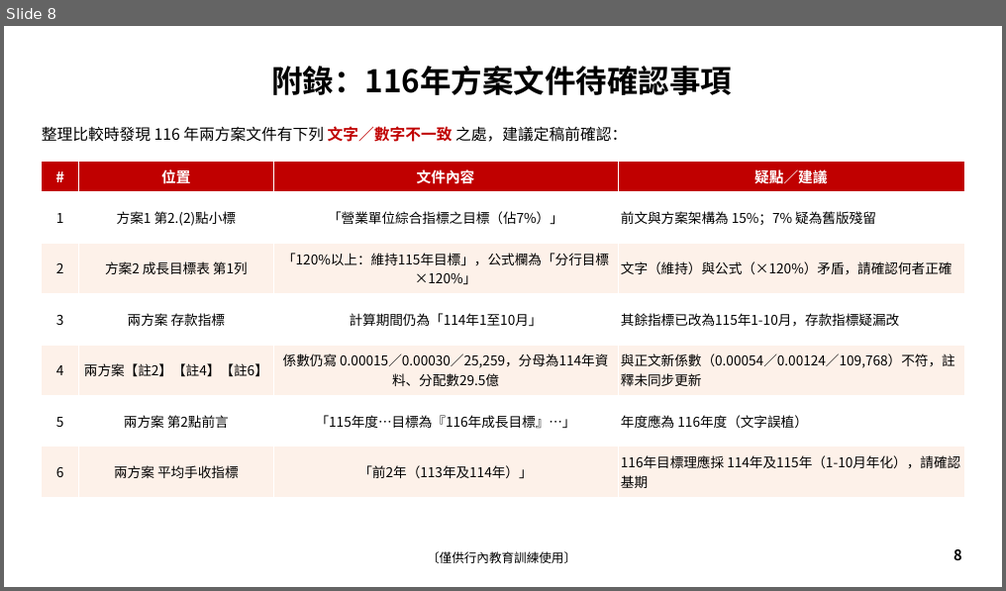
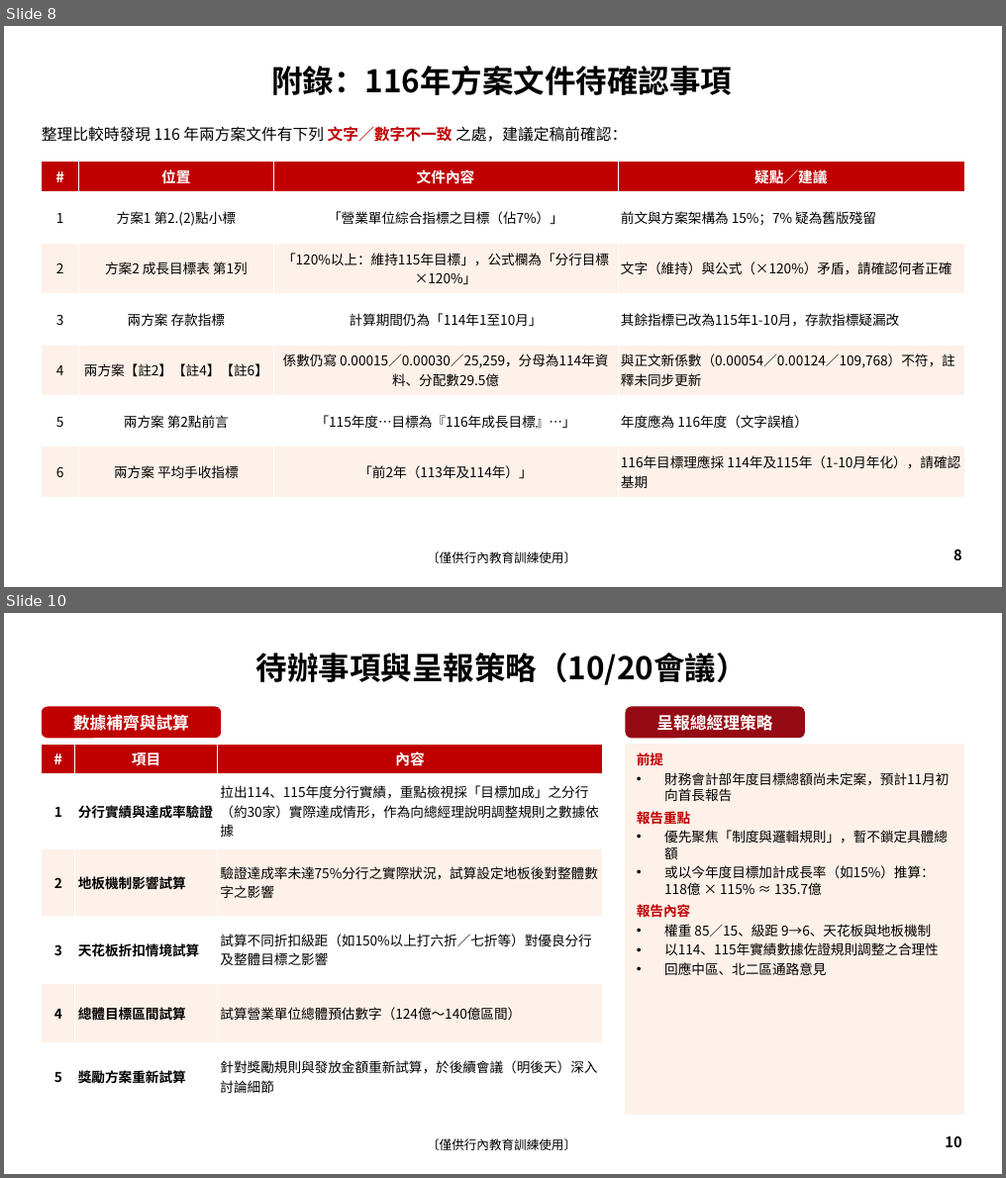
Before and after one commit to LuoGuoFong/TEST, a slide deck: output/財管手收目標訂定原則比較_115vs116方案.pptx. Shown one above the other, each under a label of ours: slide 8 before the commit, slides 8 and 10 after it; the slides between them are not shown. The pictures are 1006x591 and 1006x1178 pixels, drawn with LibreOffice and Linux fonts; fonts in the diff are those of the drawing; background and template pictures are left out. Boxes give left, top, right and bottom in pixels: in the first picture for what was removed or moved away, otherwise in the second. Text is boxed around its words. In the diff, an @@ line names an element or a change of style, - is before the commit and + after.

```diff
--- a/output/財管手收目標訂定原則比較_115vs116方案.pptx
+++ b/output/財管手收目標訂定原則比較_115vs116方案.pptx
@@ slide 10 added at <box>4,613,1002,1174</box>, background #FFFFFF; not listed: 1 template element that a slide beside it also shows @@
@@ title added at <box>256,653,747,685</box>, 30 pt, text #000000, bold @@
+待辦事項與呈報策略（10/20會議）
@@ rounded rectangle added at <box>42,707,221,738</box>, fill #C00000, 16 pt, text #FFFFFF, bold @@
+數據補齊與試算
@@ rounded rectangle added at <box>626,707,805,738</box>, fill #960A14, 16 pt, text #FFFFFF, bold @@
+呈報總經理策略
@@ table added at <box>42,744,603,1097</box>, 6 rows, 3 columns @@
+# | 項目 | 內容
+1 | 分行實績與達成率驗證 | 拉出114、115年度分行實績，重點檢視採「目標加成」之分行（約30家）實際達成情形，作為向總經理說明調整規則之數據依據
+2 | 地板機制影響試算 | 驗證達成率未達75%分行之實際狀況，試算設定地板後對整體數字之影響
+3 | 天花板折扣情境試算 | 試算不同折扣級距（如150%以上打六折／七折等）對優良分行及整體目標之影響
+4 | 總體目標區間試算 | 試算營業單位總體預估數字（124億～140億區間）
+5 | 獎勵方案重新試算 | 針對獎勵規則與發放金額重新試算，於後續會議（明後天）深入討論細節
@@ rectangle added at <box>626,744,964,1115</box>, fill #FDF1E9, outline #FDF1E9 1 pt @@
@@ text added at <box>637,752,948,975</box>, 13 pt, text #000000 @@
+前提
+• 財務會計部年度目標總額尚未定案，預計11月初向首長報告
+報告重點
+• 優先聚焦「制度與邏輯規則」，暫不鎖定具體總額
+• 或以今年度目標加計成長率（如15%）推算：118億 × 115% ≈ 135.7億
+報告內容
+• 權重 85／15、級距 9→6、天花板與地板機制
+• 以114、115年實績數據佐證規則調整之合理性
+• 回應中區、北二區通路意見
@@ page number added at <box>944,1137,961,1148</box>, 14 pt, text #000000, bold @@
+10
```
Also in this commit, not shown: 2 slides changed, 1 other slide added.
